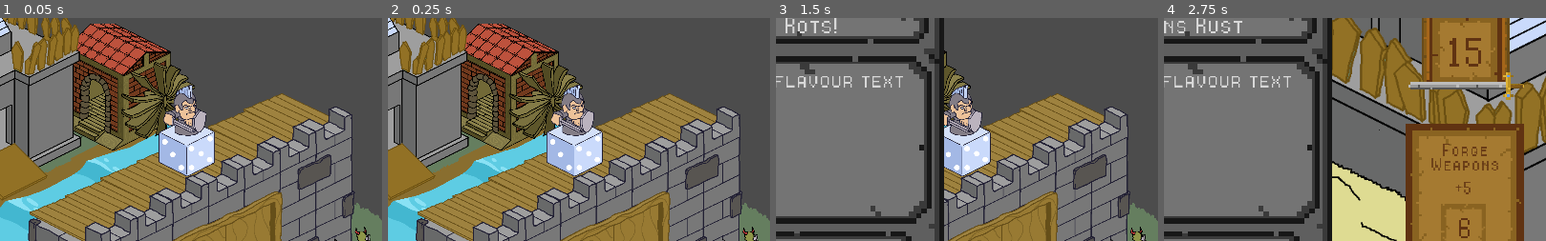
Above: before the commit, frames 1-4 (left to right).
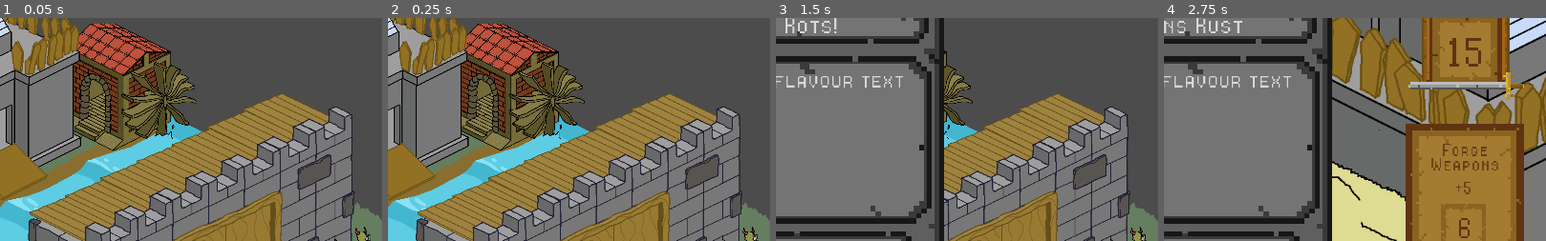
Above: after the commit, the same moments.

Repository: CapsCollective/rng-stronghold
Game: Godot game, scene res://scenes/main.tscn
Same seed, same stepped clock (60 frames per second), same inputs: the game is played once before the commit and once after it.
Inputs (mouse positions are % of the whole screen's width and height, from its top left):
- Up to frame 1 (0.05 s): no input
- Up to frame 2 (0.25 s): no input
- Up to frame 3 (1.5 s): tap Enter (ui_accept) at 0.5, 0.77, 1.25 s; move the mouse to (67, 39) at 0.52 s; press the mouse at (67, 39) at 0.53 s; move the mouse to (43, 36) at 1.27 s; release the mouse at (43, 36) at 1.28 s; right-click (43, 36) at 1.35 s; click (43, 36) at 1.42 s
- Up to frame 4 (2.75 s): tap Enter (ui_accept) at 1.52, 2 s; move the mouse to (19, 43) at 2.02 s; press the mouse at (19, 43) at 2.03 s
The pictures show only the part of the screen within x 50-100%, y 23-73%; the shares and areas given below are measured in that part.

The runs differ from the first frame. In frame 1, 4.0% of the frame differs, in the area x 41-57%, y 29-71%; in frame 2, 4.0%; in frame 3, 3.6%; in frame 4, nothing differs.

Commit message:
Made wall display soldiers committed as sprites

Diff:
--- a/scenes/buildings.tscn
+++ b/scenes/buildings.tscn
@@ -77,8 +77,38 @@
 scale = Vector2( 0.5, 0.5 )
 texture = ExtResource( 5 )
 
-[node name="Sprite2" type="Sprite" parent="Wall"]
-position = Vector2( -4.82092, -46.429 )
+[node name="Sprite5" type="Sprite" parent="Wall" groups=[
+"soldier_sprite",
+]]
+position = Vector2( 107.112, -100.451 )
+scale = Vector2( 0.4, 0.4 )
+texture = ExtResource( 10 )
+
+[node name="Sprite6" type="Sprite" parent="Wall" groups=[
+"soldier_sprite",
+]]
+position = Vector2( 47.0398, -70.1986 )
+scale = Vector2( 0.4, 0.4 )
+texture = ExtResource( 10 )
+
+[node name="Sprite2" type="Sprite" parent="Wall" groups=[
+"soldier_sprite",
+]]
+position = Vector2( -13.0322, -44.2681 )
+scale = Vector2( 0.4, 0.4 )
+texture = ExtResource( 10 )
+
+[node name="Sprite3" type="Sprite" parent="Wall" groups=[
+"soldier_sprite",
+]]
+position = Vector2( -70.5112, -13.1517 )
+scale = Vector2( 0.4, 0.4 )
+texture = ExtResource( 10 )
+
+[node name="Sprite4" type="Sprite" parent="Wall" groups=[
+"soldier_sprite",
+]]
+position = Vector2( -132.744, 17.1004 )
 scale = Vector2( 0.4, 0.4 )
 texture = ExtResource( 10 )
 
--- a/scripts/buildings.gd
+++ b/scripts/buildings.gd
@@ -40,3 +40,8 @@
 	for child in $Battlefield.get_children():
 		child.visible = child is Sprite and display_num > 0
 		display_num -= 1
+	display_num = $"../".committed_dice
+	for child in $Wall.get_children():
+		if child.is_in_group("soldier_sprite"):
+			child.visible = display_num > 0
+			display_num -= 1
